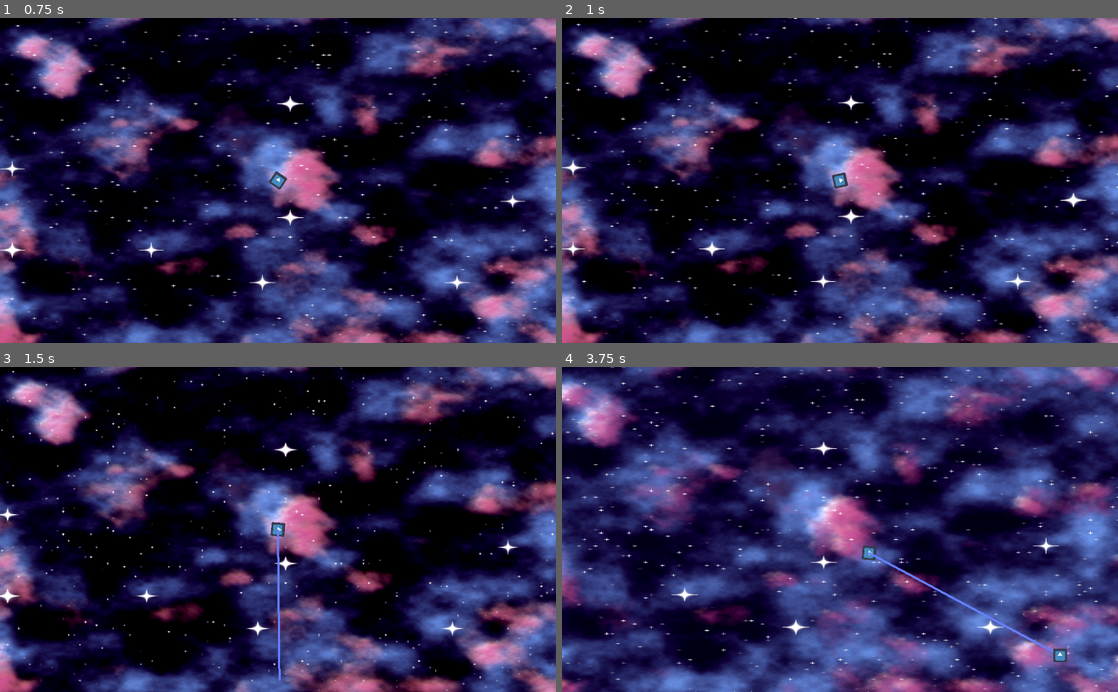
Above: before the commit, frames 1-4 (two rows, left to right).
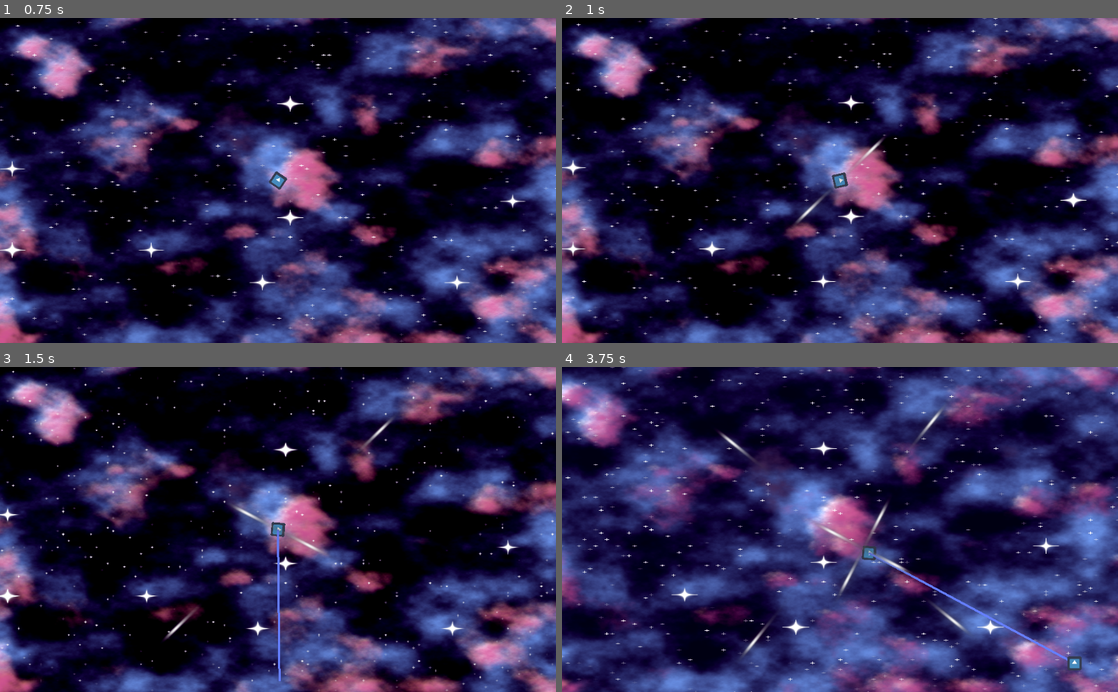
Above: after the commit, the same moments.

Repository: Jetpackjules/VP_Game_Jam
Game: Godot game, scene res://Main.tscn
Two runs of this game, one before a commit and one after it. Both use one fixed random seed, a clock stepped at 60 frames per second and the inputs below. The engine's default icon, where the game draws it, is replaced by a stand-in: a white triangle on a blue panel in a dark square.
Inputs:
- Up to frame 1 (0.75 s): tap Enter at 0.5 s; hold Right (ui_right) from 0.53 s (still down); tap W (increase_bullets, bound only after the commit) at 0.6 s
- Up to frame 2 (1 s): keep holding Right (ui_right); tap Space (ui_select) at 0.77 s; tap Shift (ui_fire, bound only after the commit) at 0.8 s
- Up to frame 3 (1.5 s): tap Space (ui_select) at 1.07 s; release Right (ui_right) at 1.28 s; hold Left (ui_left) from 1.28 s (still down); tap Shift (ui_fire, bound only after the commit) at 1.35 s
- Up to frame 4 (3.75 s): tap Space (ui_select) at 1.52, 1.55, 1.82, 2.1, 3.02, 3.32 s; release Left (ui_left) at 2.03 s; hold Right (ui_right) 2.03-2.78 s; tap W (increase_bullets, bound only after the commit) at 2.3, 2.85 s; hold Up (ui_up) 2.78-3.53 s; tap Shift (ui_fire, bound only after the commit) at 3.05, 3.6 s; hold Left (ui_left) from 3.53 s (still down)

Frame 1 is identical in both runs. In frame 2, 0.2% of the frame differs, in the area x 41-59%, y 36-64%; in frame 3, 0.4%; in frame 4, 1.0%, in the area x 28-94%, y 13-94%.

Commit message:
Implemented Modular Bullets (And emitter system!)

Diff:
--- a/Enemies/Basic.tscn
+++ b/Enemies/Basic.tscn
@@ -7,6 +7,8 @@
 extents = Vector2( 32, 32 )
 
 [node name="Enemy" type="RigidBody2D" groups=["enemies"]]
+collision_layer = 3
+collision_mask = 3
 script = ExtResource( 1 )
 
 [node name="Icon" type="Sprite" parent="."]
--- a/Enemy.gd
+++ b/Enemy.gd
@@ -1,6 +1,6 @@
 extends RigidBody2D
 
-export var speed = 50
+export var speed = 20
 var player = null
 
 func _ready():
@@ -11,3 +11,13 @@
 	if player != null:
 		direction = (player.global_position - global_position).normalized()
 	apply_central_impulse(direction * speed)
+
+
+func hit():
+	die()
+
+func die():
+	player.enemies.erase(self)
+	if player.closest_enemy == self:
+		player.closest_enemy = null
+	queue_free()
--- a/Main.tscn
+++ b/Main.tscn
@@ -12,14 +12,22 @@
 
 [node name="Background" type="ColorRect" parent="."]
 material = ExtResource( 3 )
-anchor_right = 1.0
-anchor_bottom = 1.0
+anchor_left = 0.5
+anchor_top = 0.5
+anchor_right = 0.5
+anchor_bottom = 0.5
 margin_left = -1280.0
 margin_top = -750.0
 margin_right = 1280.0
 margin_bottom = 750.0
+rect_pivot_offset = Vector2( 1280, 750 )
+__meta__ = {
+"_edit_use_anchors_": true
+}
 
 [node name="Player" type="KinematicBody2D" parent="."]
+collision_layer = 5
+collision_mask = 5
 script = ExtResource( 2 )
 
 [node name="Icon" type="Sprite" parent="Player"]
@@ -30,6 +38,8 @@
 
 [node name="Line2D" type="Line2D" parent="Player"]
 
+[node name="Emitters" type="Node2D" parent="Player"]
+
 [node name="Enemy_Spawner" type="Node2D" parent="."]
 script = ExtResource( 5 )
 
--- a/Player/Player.gd
+++ b/Player/Player.gd
@@ -5,32 +5,57 @@
 var max_speed: float = 500.0     # Increased
 var deceleration: float = 100.0  # Increased
 var rotation_speed: float = 3.0  # Increased
+var fire_speed: float = 1.0      # Fires every second
+var fire_amount: int = 1         # Fires 1 projectile at a time
 
 var water_shader = load("res://Water_Shader.tres")
+onready var emitters = get_node("Emitters")
 onready var camera = get_node("../Camera2D")
 # State variables
 var velocity: Vector2 = Vector2()
 var line : Line2D
 var enemies : Array = []
 var closest_enemy = null
+var fire_timer : Timer
+
+onready var clone_holder = get_node("Clone_Holder")
+func _ready():
+	emitters.add_child(load("res://Projectiles/Basic/Emitter.tscn").instance())
+	# cloning sprite:
+#	var screen_size = get_viewport_rect().size*camera.zoom.x
+#	var screen_size = Vector2(500, 500)
+#	# Create 4 clones of the player sprite
+#	for i in range(4):
+#		var clone = duplicate()
+#		clone.position += Vector2(screen_size.x if i % 2 == 0 else 0, screen_size.y if i < 2 else 0)
+#		clone_holder.add_child(clone)
+
+	line = get_node("Line2D")
+	fire_timer = Timer.new()
+	fire_timer.wait_time = fire_speed
+	fire_timer.one_shot = false
+	fire_timer.connect("timeout", self, "_on_fire_timer_timeout")
+	add_child(fire_timer)
+	fire_timer.start()
 
 
-func _ready():
-	line = get_node("Line2D")
 #	enemies = get_tree().get_nodes_in_group("enemies")
 
 func _input(event):
-	if event is InputEventKey:
-		if event.pressed and event.scancode == KEY_SPACE:
-			if closest_enemy != null:
-				enemies.erase(closest_enemy)
-				closest_enemy.queue_free()  # Remove the enemy from the scene
-				closest_enemy = null
-
+	if Input.is_action_just_pressed("ui_select"):
+		if closest_enemy != null:
+			enemies.erase(closest_enemy)
+			closest_enemy.queue_free()  # Remove the enemy from the scene
+			closest_enemy = null
+	elif Input.is_action_just_pressed("increase_bullets"):
+		for emitter in emitters.get_children():
+			emitter.amount_emitted += 1
 
 
 
 func _process(delta):
+	for emitter in emitters.get_children():
+		emitter.rotation = rotation
 	# Get input for thrust
 	var thrust: float = 0.0
 
--- /dev/null
+++ b/Player_clones.gd
@@ -0,0 +1,20 @@
+extends Node2D
+
+
+var clones := []
+onready var player = get_node("../Player")
+onready var camera = get_node("../Camera")
+
+# Called when the node enters the scene tree for the first time.
+func _ready():
+	clones = get_children()
+	pass # Replace with function body.
+	var screen_size = get_viewport_rect().size*camera.zoom.x
+
+
+
+func _process(_delta) -> void:
+	for clone in clones:
+		clone.position = player.position
+		clone.rotation = player.rotation
+	pass
--- /dev/null
+++ b/Projectiles/Basic/Emitter.gd
@@ -0,0 +1,28 @@
+extends Node2D
+
+export var projectile_scene = preload("res://Projectiles/Basic/Projectile.tscn")
+export var projectile_speed: float = 900.0
+export var projectile_size: Vector2 = Vector2(1, 1)
+export var amount_emitted: int = 1
+
+func _process(delta):
+	if Input.is_action_just_pressed("ui_fire"):
+		emit_projectiles()
+
+export var fan_angle: float = 360.0
+export var origin_angle: float = 0.0
+
+func emit_projectiles():
+	var angle_step = deg2rad(fan_angle) / max(amount_emitted, 1)
+	var start_angle = rotation + deg2rad(origin_angle+90) - deg2rad(fan_angle) / 2
+
+	for i in range(amount_emitted):
+		var projectile = projectile_scene.instance()
+		projectile.global_position = global_position
+#		projectile.set_speed(projectile_speed)
+		projectile.set_size(projectile_size)
+		var angle = start_angle + i * angle_step
+		projectile.set_velocity(Vector2(cos(angle), sin(angle)) * projectile_speed)
+		projectile.rotation = projectile.velocity.angle() + deg2rad(90)
+
+		get_tree().root.add_child(projectile)
--- /dev/null
+++ b/Projectiles/Basic/Emitter.tscn
@@ -0,0 +1,6 @@
+[gd_scene load_steps=2 format=2]
+
+[ext_resource path="res://Projectiles/Basic/Emitter.gd" type="Script" id=1]
+
+[node name="Basic_Emitter" type="Node2D"]
+script = ExtResource( 1 )
--- /dev/null
+++ b/Projectiles/Basic/Projectile.gd
@@ -0,0 +1,32 @@
+extends KinematicBody2D
+
+#var speed: float = 0.0
+var size: Vector2 = Vector2()
+var damage: int = 10
+var velocity := Vector2()
+
+
+
+func _physics_process(delta):
+	move_and_slide(velocity)
+	if velocity.length() > 0:
+		rotation = velocity.angle() + deg2rad(90)
+
+
+#func set_speed(new_speed):
+#	speed = new_speed
+
+func set_size(new_size):
+	size = new_size
+	get_node("AnimatedSprite").scale = size
+
+func get_damage():
+	return damage
+
+func set_velocity(velocity_set) -> void:
+	velocity = velocity_set
+
+func _on_Area2D_body_entered(body):
+	body.hit()
+	queue_free()
+	pass # Replace with function body.
--- /dev/null
+++ b/Projectiles/Basic/Projectile.tscn
@@ -0,0 +1,37 @@
+[gd_scene load_steps=7 format=2]
+
+[ext_resource path="res://addons/kenney_particle_pack/trace_01.png" type="Texture" id=1]
+[ext_resource path="res://addons/kenney_particle_pack/trace_02.png" type="Texture" id=2]
+[ext_resource path="res://addons/kenney_particle_pack/trace_03.png" type="Texture" id=3]
+[ext_resource path="res://Projectiles/Basic/Projectile.gd" type="Script" id=4]
+
+[sub_resource type="SpriteFrames" id=1]
+animations = [ {
+"frames": [ ExtResource( 1 ), ExtResource( 2 ), ExtResource( 3 ) ],
+"loop": false,
+"name": "default",
+"speed": 5.0
+} ]
+
+[sub_resource type="CapsuleShape2D" id=2]
+radius = 5.0
+height = 66.0
+
+[node name="Projectile" type="KinematicBody2D"]
+collision_layer = 2
+collision_mask = 2
+script = ExtResource( 4 )
+
+[node name="AnimatedSprite" type="AnimatedSprite" parent="."]
+position = Vector2( -1.90735e-06, 26 )
+scale = Vector2( 0.38474, 0.38474 )
+frames = SubResource( 1 )
+
+[node name="Area2D" type="Area2D" parent="."]
+collision_layer = 2
+collision_mask = 2
+
+[node name="CollisionShape2D" type="CollisionShape2D" parent="Area2D"]
+shape = SubResource( 2 )
+
+[connection signal="body_entered" from="Area2D" to="." method="_on_Area2D_body_entered"]
--- a/project.godot
+++ b/project.godot
@@ -18,6 +18,25 @@
 
 common/drop_mouse_on_gui_input_disabled=true
 
+[input]
+
+ui_fire={
+"deadzone": 0.5,
+"events": [ Object(InputEventKey,"resource_local_to_scene":false,"resource_name":"","device":0,"alt":false,"shift":false,"control":false,"meta":false,"command":false,"pressed":false,"scancode":0,"physical_scancode":16777237,"unicode":0,"echo":false,"script":null)
+ ]
+}
+increase_bullets={
+"deadzone": 0.5,
+"events": [ Object(InputEventKey,"resource_local_to_scene":false,"resource_name":"","device":0,"alt":false,"shift":false,"control":false,"meta":false,"command":false,"pressed":false,"scancode":0,"physical_scancode":87,"unicode":0,"echo":false,"script":null)
+ ]
+}
+
+[layer_names]
+
+2d_render/layer_1="All"
+2d_render/layer_2="Enemy"
+2d_render/layer_3="Player"
+
 [physics]
 
 common/enable_pause_aware_picking=true
Binary file added: addons/kenney_particle_pack/circle_01.png
Not shown, added: addons/kenney_particle_pack/circle_01.png.import
Binary file added: addons/kenney_particle_pack/circle_02.png
Not shown, added: addons/kenney_particle_pack/circle_02.png.import
Binary file added: addons/kenney_particle_pack/circle_03.png
Not shown, added: addons/kenney_particle_pack/circle_03.png.import
Binary file added: addons/kenney_particle_pack/circle_04.png
Not shown, added: addons/kenney_particle_pack/circle_04.png.import
Binary file added: addons/kenney_particle_pack/circle_05.png
Not shown, added: addons/kenney_particle_pack/circle_05.png.import
Binary file added: addons/kenney_particle_pack/dirt_01.png
Not shown, added: addons/kenney_particle_pack/dirt_01.png.import
(and 180 more such lines)
